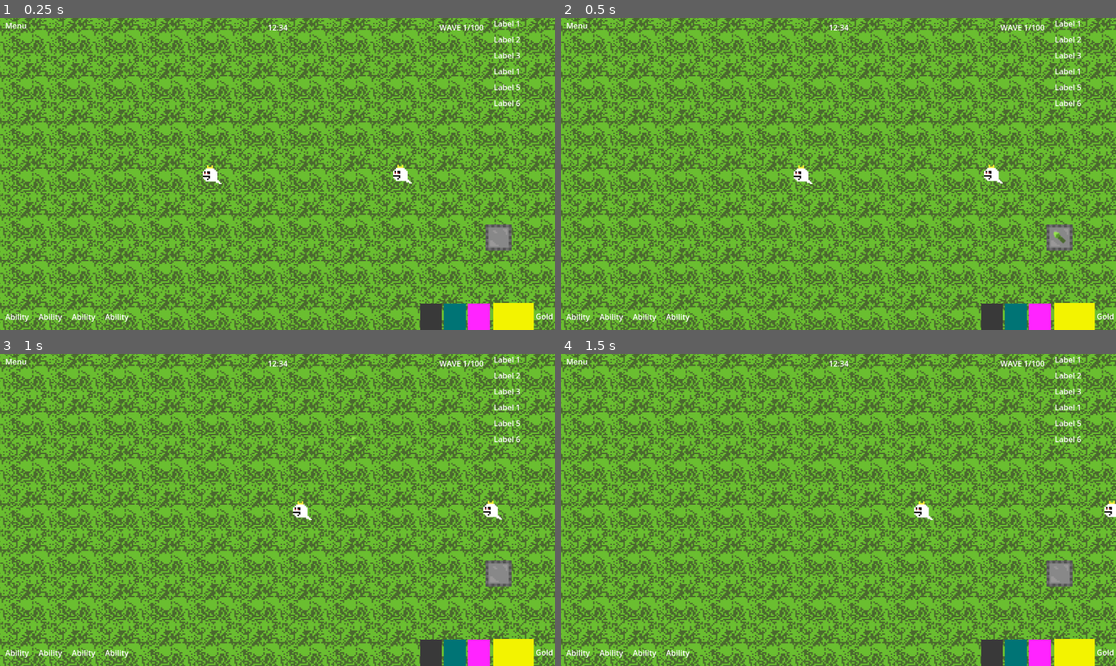
Above: before the commit, frames 1-4 (two rows, left to right).
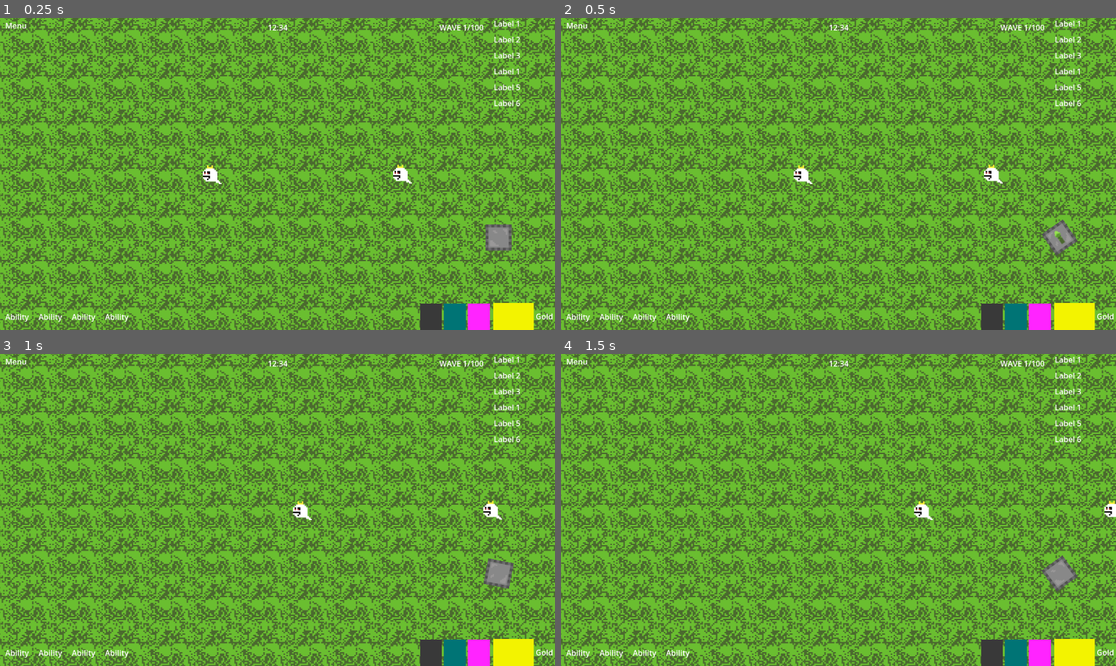
Above: after the commit, the same moments.

Repository: Eliathon/Spillprosjekt
Game: Godot game, scene res://scenes/levels/level.tscn
The game is run twice, just before and just after one commit, with the same random seed, the same clock (stepped at 60 frames per second) and the same inputs.
Inputs:
- Up to frame 1 (0.25 s): no input
- Up to frame 2 (0.5 s): no input
- Up to frame 3 (1 s): no input
- Up to frame 4 (1.5 s): no input

Frame 1 is identical in both runs. In frame 2, 0.2% of the frame differs, in the area x 86-94%, y 64-76%; in frame 3, 0.2%; in frame 4, 0.2%.

Commit message:
tårn tracker fiender

Diff:
--- a/scenes/towers/tower.gd
+++ b/scenes/towers/tower.gd
@@ -3,13 +3,13 @@
 signal projectile_fired(position)
 
 var projectile_scene: PackedScene = preload("res://scenes/projectiles/projectile.tscn")
-
 @export var attack_range = 500
 var attack_damage
 var attack_speed
 var can_projectile: bool = true
 
 var enemies_in_range = []
+var intercept_point: Vector2  # Declare intercept_point at a class level
 
 func _ready():
 	if not $AttackRange.is_connected("body_entered", Callable(self, "_on_AttackRange_body_entered")):
@@ -19,21 +19,86 @@
 	if not $ProjectileReloadTimer.is_connected("timeout", Callable(self, "_on_projectile_reload_timer_timeout")):
 		$ProjectileReloadTimer.connect("timeout", Callable(self, "_on_projectile_reload_timer_timeout"))
 
+	# Initialize attack_speed with a non-null value
+	attack_speed = 800  # Example value, adjust as needed
 
 func _process(_delta):
-	if enemies_in_range.size() > 0 and can_projectile:
-		#Target the first enemy in the list
-		fire_at_enemy(enemies_in_range[0])
-	print(enemies_in_range)
+	if enemies_in_range.size() > 0:
+		# Aim at the first enemy in the list
+		var target_enemy = enemies_in_range[0]
+		var predicted_position = predict_intercept_point(global_position, target_enemy.global_position, target_enemy.velocity, attack_speed)
+
+		if predicted_position != null:
+			intercept_point = predicted_position
+			look_at(intercept_point)  # Aim towards the predicted intercept point
+
+		# Fire at the enemy if possible
+		if can_projectile:
+			fire_at_enemy(target_enemy)
+
+		print(enemies_in_range)
+	else:
+		intercept_point = Vector2()  # Reset intercept point when there are no enemies
 
 func fire_at_enemy(enemy):
 	can_projectile = false
-	var projectile = projectile_scene.instantiate()
-	get_parent().add_child(projectile)
-	projectile.global_position = global_position
-	var direction = (enemy.global_position - global_position).normalized()
-	projectile.fire(direction)
-	$ProjectileReloadTimer.start()
+	var enemy_pos = enemy.global_position
+	var enemy_velocity = enemy.velocity # Use the actual velocity of the enemy
+
+	# Make sure to assign a value to attack_speed, which is the speed of your projectile
+	attack_speed = 800 # For example
+
+	# Predict where the enemy will be in the future
+	intercept_point = predict_intercept_point(global_position, enemy_pos, enemy_velocity, attack_speed)
+
+	# Only fire if we have a valid intercept point
+	if intercept_point != null:
+		# Aim the tower towards the intercept point
+		look_at(intercept_point)
+
+		var projectile = projectile_scene.instantiate()
+		get_parent().add_child(projectile)
+		projectile.global_position = global_position
+		var direction = (intercept_point - global_position).normalized()
+		projectile.fire(direction)
+		$ProjectileReloadTimer.start()
+	else:
+		can_projectile = true  # If we can't fire, allow the tower to try again next frame
+
+func predict_intercept_point(tower_pos, enemy_pos, enemy_velocity, projectile_speed):
+	# Add a check for null or incorrect values
+	if enemy_velocity == null or projectile_speed == null:
+		print("Enemy velocity or projectile speed is null.")
+		return null
+	var to_enemy = enemy_pos - tower_pos
+	var a = enemy_velocity.length_squared() - projectile_speed * projectile_speed
+	var b = 2.0 * to_enemy.dot(enemy_velocity)
+	var c = to_enemy.length_squared()
+
+	var discriminant = b * b - 4.0 * a * c
+	if discriminant < 0:
+		print("No solution found; enemy can't be hit based on current trajectory.")
+		return null
+
+	var sqrt_discriminant = sqrt(discriminant)
+	var t1 = (-b - sqrt_discriminant) / (2.0 * a)
+	var t2 = (-b + sqrt_discriminant) / (2.0 * a)
+
+	# We want the smallest positive time
+	var t = 0
+	if t1 > 0 and t2 > 0:
+		t = min(t1, t2)
+	elif t1 > 0:
+		t = t1
+	elif t2 > 0:
+		t = t2
+	else:
+		print("Both interception times are negative; enemy has already passed or is too fast.")
+		return null
+
+	# Calculate the future position based on the interception time
+	var future_position = enemy_pos + enemy_velocity * t
+	return future_position
 
 func _on_AttackRange_body_entered(body):
 	if body.is_in_group("enemies"):
Not shown, added: scenes/towers/towCEF1.tmp
